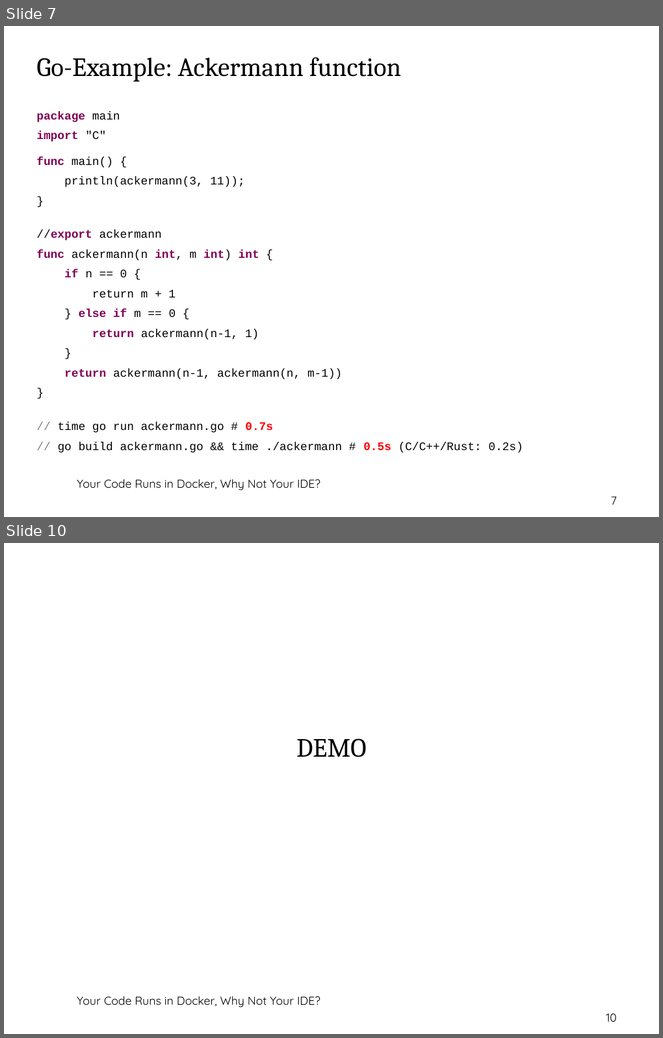
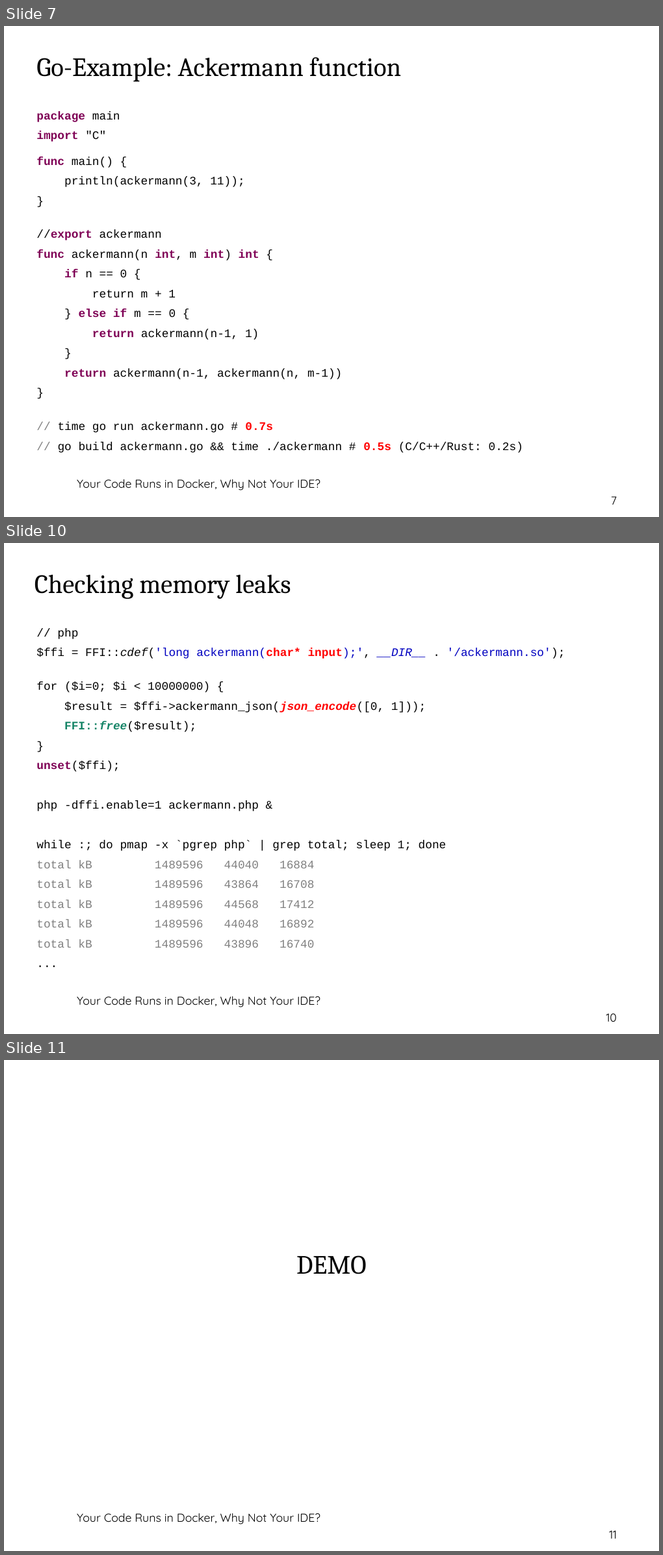
Before and after one commit to thomasbley/php-go-integration, a slide deck: getting_started_with_php_ffi.odp. Shown one above the other, each under a label of ours: slides 7 and 10 before the commit, slides 7, 10 and 11 after it; the slides between them are not shown. The pictures are 663x1038 and 663x1555 pixels, drawn with LibreOffice and Linux fonts; fonts in the diff are those of the drawing; background and template pictures are left out. Boxes give left, top, right and bottom in pixels: in the first picture for what was removed or moved away, otherwise in the second. Text is boxed around its words. In the diff, an @@ line names an element or a change of style, - is before the commit and + after.

```diff
--- a/getting_started_with_php_ffi.odp
+++ b/getting_started_with_php_ffi.odp
@@ slide 10 added at <box>4,543,659,1034</box>, background picture (left out); not listed: 1 template element that a slide beside it also shows @@
@@ title added at <box>35,574,291,599</box>, 32 pt, text #000000 @@
+Checking memory leaks
@@ text added at <box>36,628,566,948</box>, 14 pt, text #000000 @@
+// php
+$ffi = FFI::cdef('long ackermann(char* input);', __DIR__ . '/ackermann.so');
+for ($i=0; $i < 10000000) {
+$result = $ffi->ackermann_json(json_encode([0, 1]));
+FFI::free($result);
+}
+unset($ffi);
+php -dffi.enable=1 ackermann.php &
+while :; do pmap -x `pgrep php` | grep total; sleep 1; done
+total kB 1489596 44040 16884
+total kB 1489596 43864 16708
+total kB 1489596 44568 17412
+total kB 1489596 44048 16892
+total kB 1489596 43896 16740
+...
@@ page number added at <box>607,1014,617,1022</box>, 14 pt, text #000000 @@
+10
@@ what was slide 10 is now slide 11 @@
@@ page number at <box>609,1531,617,1539</box>: text changed @@
-10
+11
```
Also in this commit, not shown: 2 slides changed, 1 other file.
